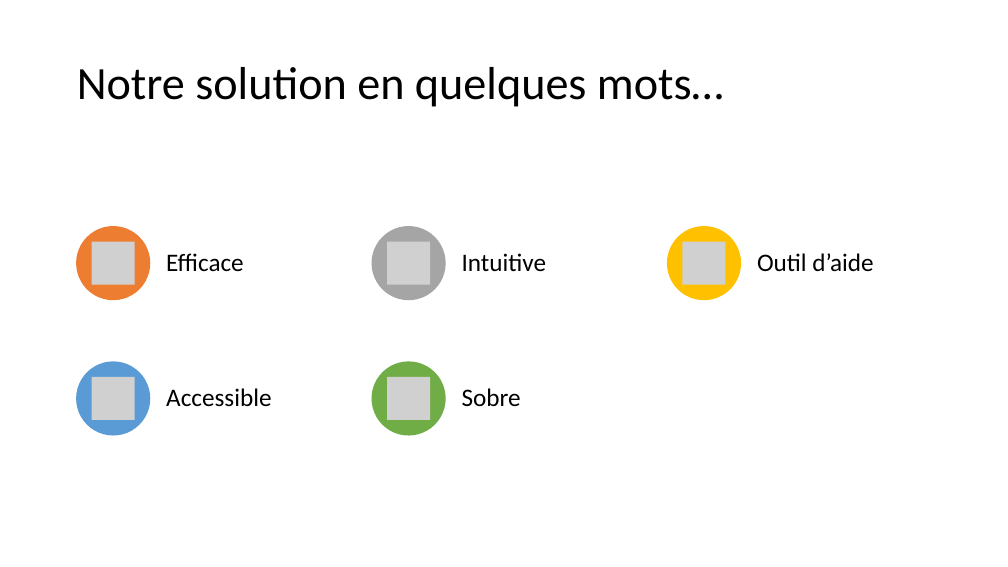
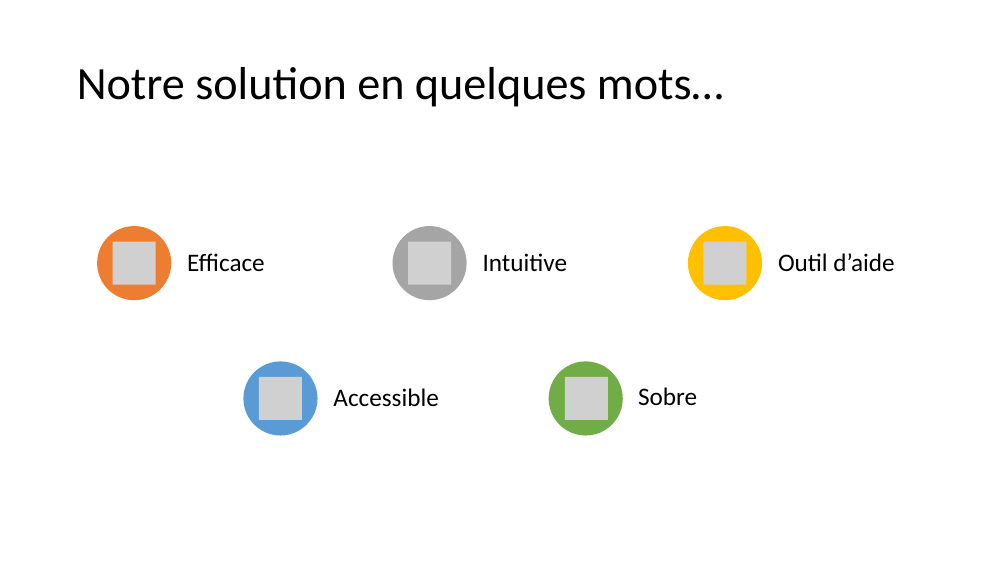
Before and after one commit to jeanlrnt/Projet_PILAF, a slide deck: slide 5 of Presentation_03_06_2020.pptx. Drawn at 1008x567 pixels with LibreOffice and Linux fonts; fonts in the diff are those of the drawing; grey boxes stand for pictures. Boxes give left, top, right and bottom in pixels: in the first picture for what was removed or moved away, otherwise in the second. Text is boxed around its words. In the diff, an @@ line names an element or a change of style, - is before the commit and + after.

Commit message:
modif diapo

```diff
--- a/Presentation_03_06_2020.pptx
+++ b/Presentation_03_06_2020.pptx
@@ 3 pictures, 3 texts, 3 ellipses: place and size @@
-3 pictures, 3 texts, 3 ellipses at <box>76,226,873,300</box>
+3 pictures, 3 texts, 3 ellipses at <box>97,226,894,300</box>
@@ picture removed at <box>91,377,135,420</box> @@
@@ ellipse: place and size @@
-ellipse at <box>76,361,150,436</box>
+ellipse at <box>243,361,318,436</box>
@@ picture added at <box>259,377,302,420</box> @@
@@ text "Accessible": place and size @@
-text "Accessible" at <box>166,388,271,407</box>
+text "Accessible" at <box>333,388,438,407</box>
@@ picture removed at <box>387,377,430,420</box> @@
@@ ellipse: place and size @@
-ellipse at <box>371,361,445,436</box>
+ellipse at <box>549,361,623,436</box>
@@ picture added at <box>565,377,608,420</box> @@
@@ text "Sobre": place and size @@
-text "Sobre" at <box>462,388,521,406</box>
+text "Sobre" at <box>638,387,697,405</box>
```
